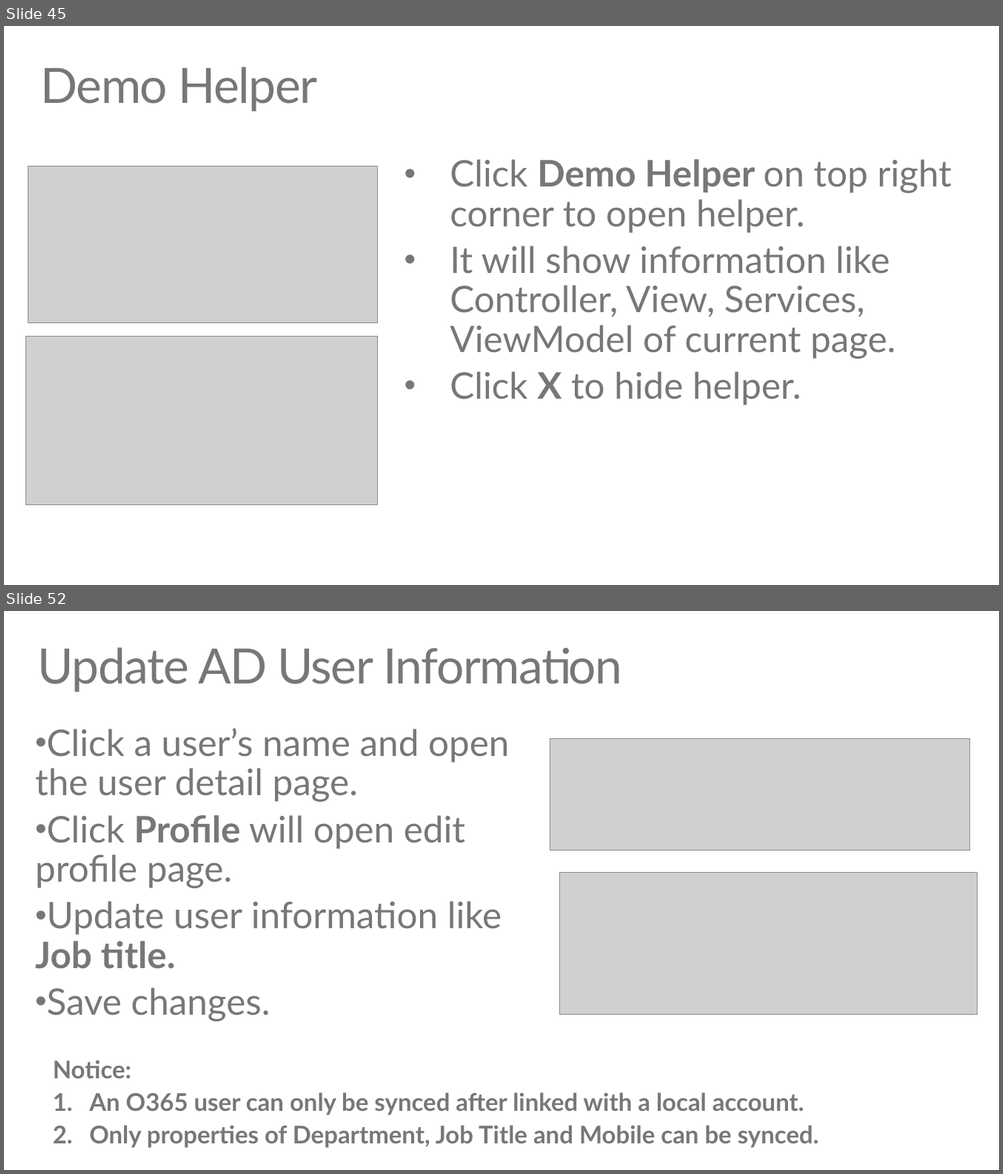
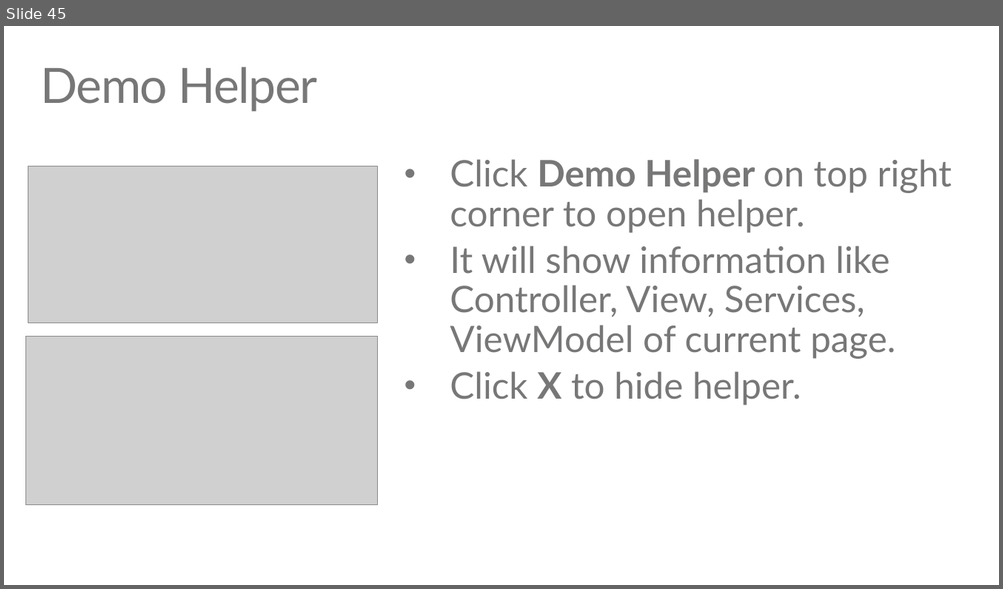
Before and after one commit to TylerLu/EDUGraphAPI-Angular, a slide deck: EDU GRAPH-API Demo Script.pptx. Shown one above the other, each under a label of ours: slides 45 and 52 before the commit, slide 45 after it; the slides between them are not shown. The pictures are 1003x1174 and 1003x589 pixels, drawn with LibreOffice and Linux fonts; fonts in the diff are those of the drawing; grey boxes stand for pictures. Boxes give left, top, right and bottom in pixels: in the first picture for what was removed or moved away, otherwise in the second. Text is boxed around its words. In the diff, an @@ line names an element or a change of style, - is before the commit and + after.

Commit message:
Remove web job.

```diff
--- a/EDU GRAPH-API Demo Script.pptx
+++ b/EDU GRAPH-API Demo Script.pptx
@@ slide 52 removed at [4,611,999,1170], background #FFFFFF @@
@@ title removed at [37,647,623,692] @@
-Update AD User Information
@@ text removed at [35,728,509,1022] @@
-• Click a user’s name and open the user detail page.
-• Click Profile will open edit profile page.
-• Update user information like Job title.
-• Save changes.
@@ picture removed at [550,738,970,850] @@
@@ picture removed at [559,872,976,1015] @@
@@ text removed at [53,1060,819,1148] @@
-Notice:
-1. An O365 user can only be synced after linked with a local account.
-2. Only properties of Department, Job Title and Mobile can be synced.
```
Also in this commit, not shown: 1 slide changed, 7 other slides removed.
